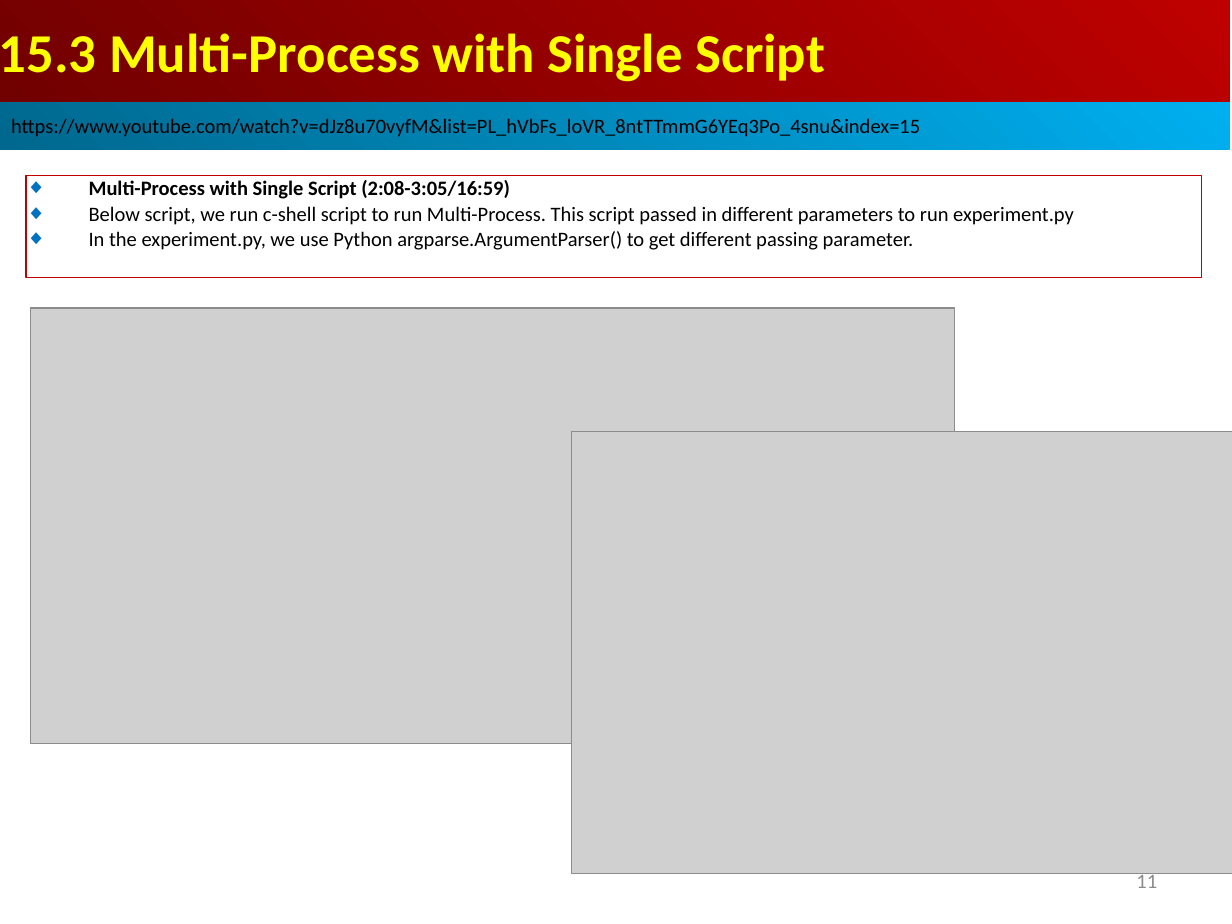
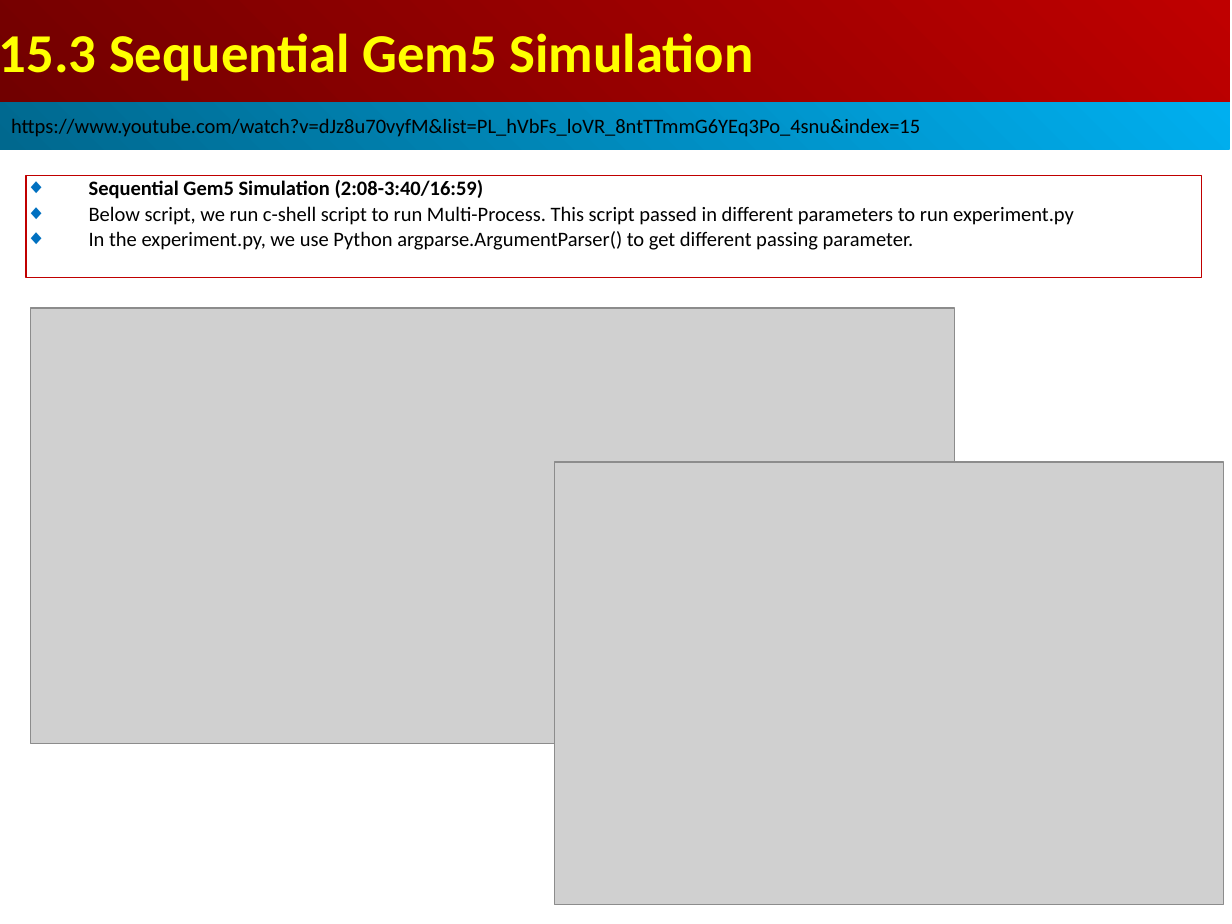
Before and after one commit to peterhchen/AIU_CS850_Gem5_McPAT, a slide deck: slide 11 of 050_Gem5/015.MultiSim/000_Video/015.MultiSim.ppt. Drawn at 1232x924 pixels with LibreOffice and Linux fonts; fonts in the diff are those of the drawing; grey boxes stand for pictures. Boxes give left, top, right and bottom in pixels: in the first picture for what was removed or moved away, otherwise in the second. Text is boxed around its words. In the diff, an @@ line names an element or a change of style, - is before the commit and + after.

```diff
--- a/050_Gem5/015.MultiSim/000_Video/015.MultiSim.ppt
+++ b/050_Gem5/015.MultiSim/000_Video/015.MultiSim.ppt
@@ text in rectangle at [0,33,754,81]: text changed @@
-15.3 Multi-Process with Single Script
+15.3 Sequential Gem5 Simulation
@@ text in rectangle at [89,180,484,199]: text changed @@
-◆ Multi-Process with Single Script (2:08-3:05/16:59)
+◆ Sequential Gem5 Simulation (2:08-3:40/16:59)
@@ picture: place and size @@
-picture at [572,431,1232,873]
+picture at [554,462,1223,904]
@@ page number removed at [1136,871,1157,888] @@
-11
```
Also in this commit, not shown: 3 other slides changed.
